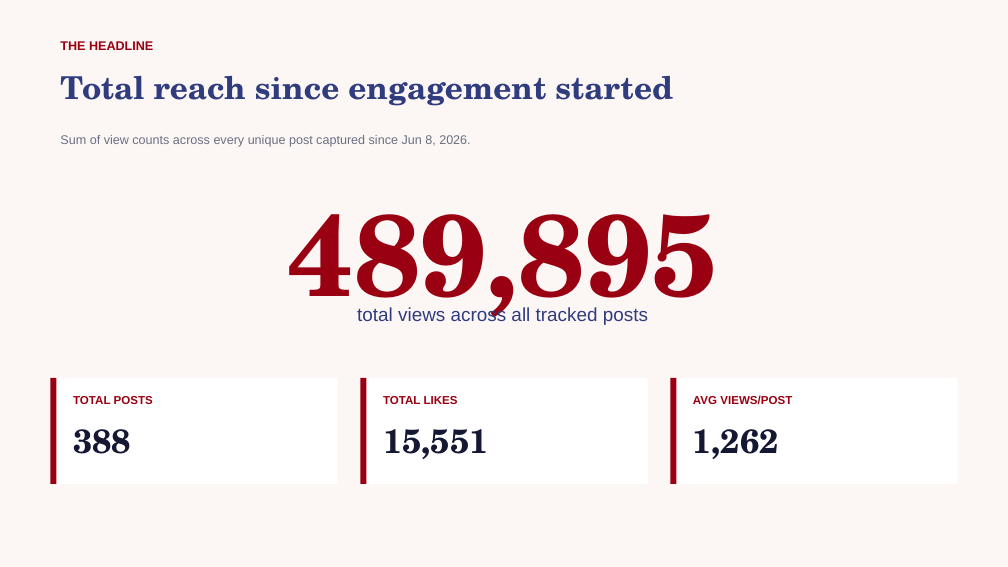
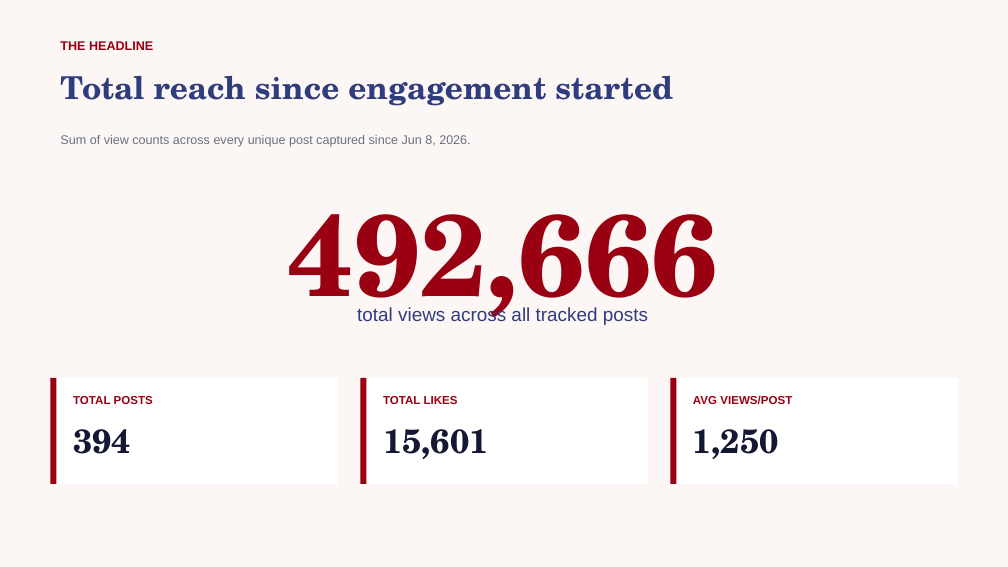
Before and after one commit to zvmmer/talking-downey-kpis, a slide deck: slide 2 of OVERALL_REPORT.pptx. Drawn at 1008x567 pixels with LibreOffice and Linux fonts; fonts in the diff are those of the drawing. Boxes give left, top, right and bottom in pixels: in the first picture for what was removed or moved away, otherwise in the second. Text is boxed around its words. In the diff, an @@ line names an element or a change of style, - is before the commit and + after.

```diff
--- a/OVERALL_REPORT.pptx
+++ b/OVERALL_REPORT.pptx
@@ text at [288,214,718,325]: text changed @@
-489,895
+492,666
@@ text at [73,429,131,454]: text changed @@
-388
+394
@@ text at [383,429,489,459]: text changed @@
-15,551
+15,601
@@ text at [693,429,779,459]: text changed @@
-1,262
+1,250
```
Also in this commit, not shown: 3 other slides changed, 5 other files.
